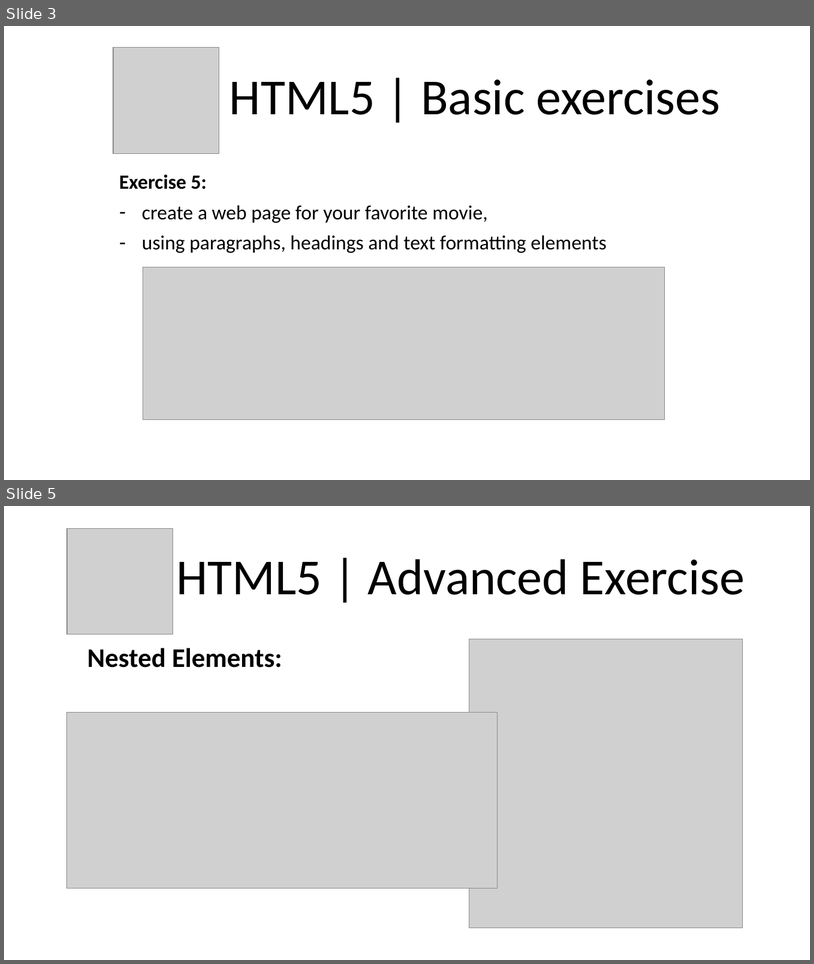
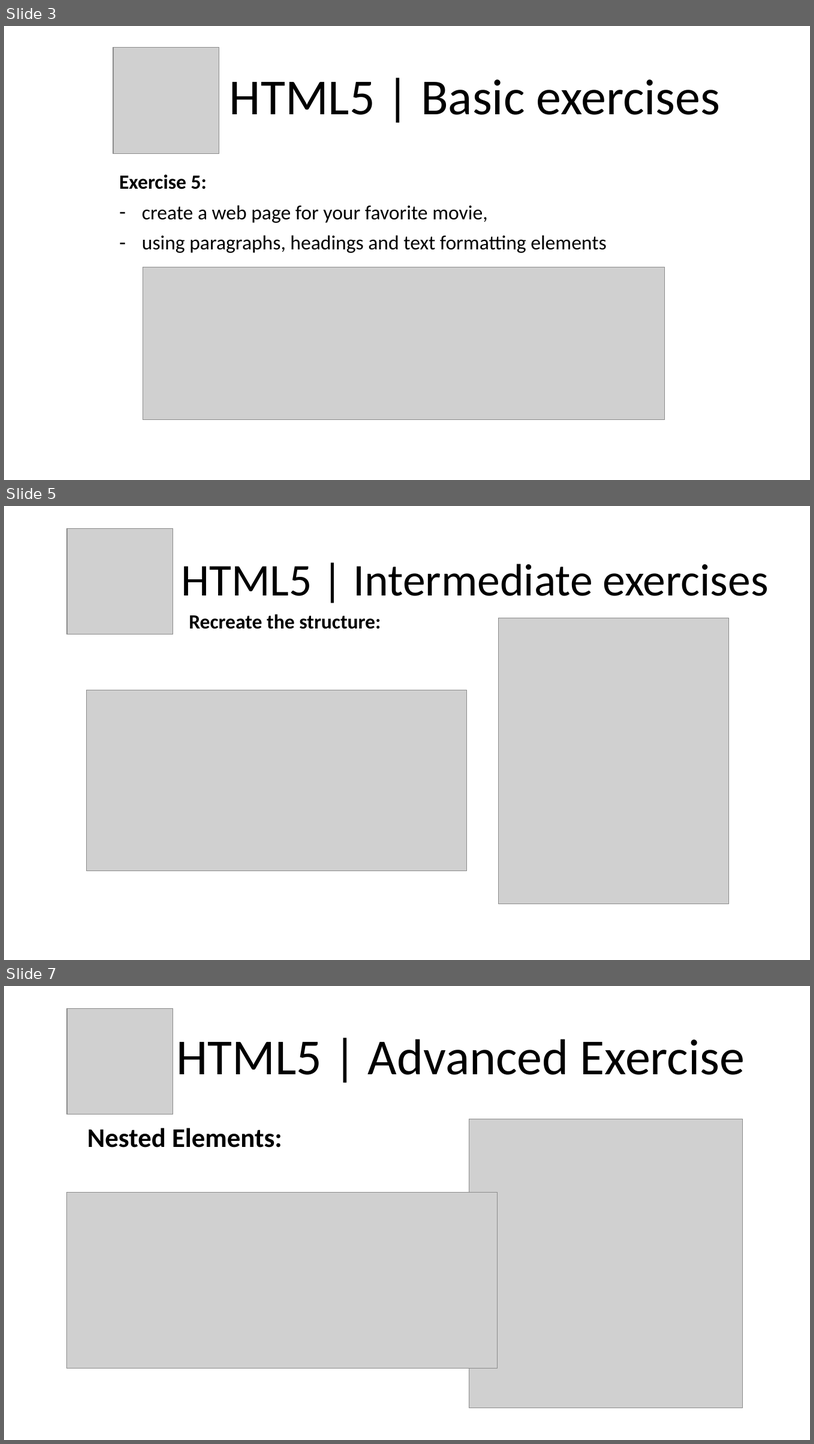
Before and after one commit to RichardKumhofer/FE21-HTML-DAY1-Kumhofer-Immler-Valchev, a slide deck: Presentation/HTML5.pptx. Shown one above the other, each under a label of ours: slides 3 and 5 before the commit, slides 3, 5 and 7 after it; the slides between them are not shown. The pictures are 814x964 and 814x1444 pixels, drawn with LibreOffice and Linux fonts; fonts in the diff are those of the drawing; grey boxes stand for pictures. Boxes give left, top, right and bottom in pixels: in the first picture for what was removed or moved away, otherwise in the second. Text is boxed around its words. In the diff, an @@ line names an element or a change of style, - is before the commit and + after.

```diff
--- a/Presentation/HTML5.pptx
+++ b/Presentation/HTML5.pptx
@@ slide 5 added at bbox=[4, 506, 810, 960], background #FFFFFF @@
@@ picture added at bbox=[67, 528, 173, 634] @@
@@ title added at bbox=[181, 564, 769, 596], 54 pt, text #000000 @@
+HTML5 | Intermediate exercises
@@ subtitle added at bbox=[189, 614, 381, 629], 24 pt, text #000000, bold @@
+Recreate the structure:
@@ picture added at bbox=[499, 618, 729, 903] @@
@@ picture added at bbox=[87, 690, 467, 871] @@
@@ what was slide 5 is now slide 7 @@
```
Also in this commit, not shown: 1 slide changed, 1 other slide added, 8 other files.
